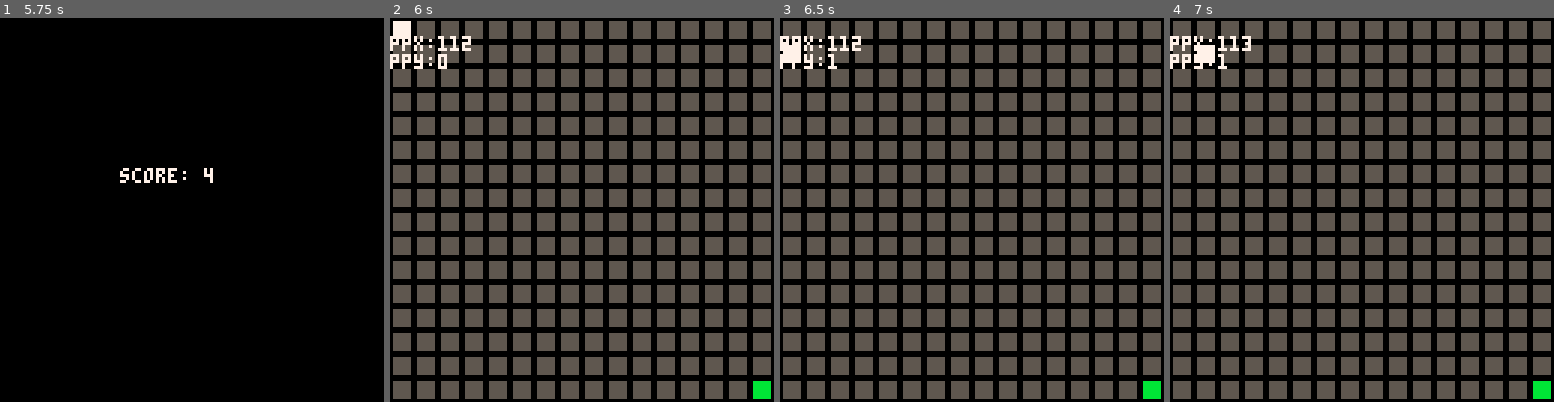
Above: before the commit, frames 1-4 (left to right).
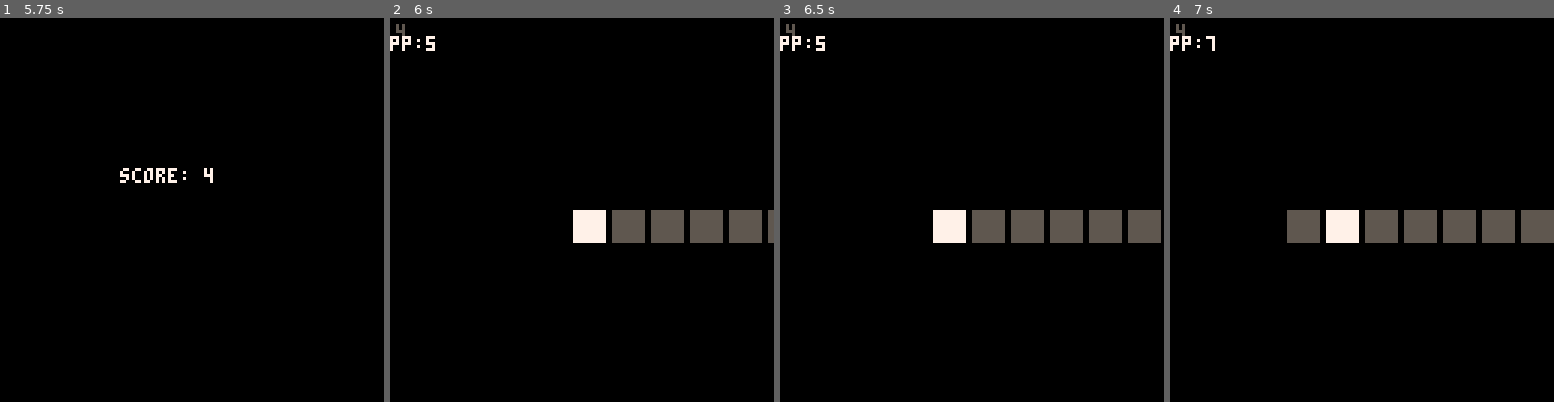
Above: after the commit, the same moments.

Repository: abemassry/dimensional-jump
Game: PICO-8 cartridge dimensional-jump.p8
Same seed, same stepped clock (60 frames per second), same inputs: the game is played once before the commit and once after it.
Inputs:
- Up to frame 1 (5.75 s): tap X (X key) at 0.33, 1.07, 1.85, 2.97, 4.08, 5.2 s; tap O (Z key) at 0.7, 1.7, 2.1, 2.5, 2.9, 3.3, 3.7, 4.1, 4.5, 4.9, 5.3, 5.7 s; hold Right 1.6-2.1 s; hold Up 2.15-2.42 s; hold Right 2.47-3.03 s; hold Left 3.08-3.58 s; hold Down 3.63-3.97 s; hold Right 4.02-4.68 s; hold Up 4.73-5.03 s; hold Left 5.08-5.68 s; hold Down from 5.73 s (still down)
- Up to frame 2 (6 s): keep holding Down
- Up to frame 3 (6.5 s): release Down at 6.03 s; hold Right from 6.08 s (still down); tap O (Z key) at 6.1 s; tap X (X key) at 6.32 s
- Up to frame 4 (7 s): tap O (Z key) at 6.5, 6.9 s; release Right at 6.58 s; hold Right from 6.63 s (still down)

Frame 1 is identical in both runs. In frame 2, 57% of the frame differs, in the area x 0-100%, y 0-100%; in frame 3, 56%; in frame 4, 56%.

Commit message:
starting to work on 2d obstacle

Diff:
--- a/dimensional-jump.p8
+++ b/dimensional-jump.p8
@@ -263,11 +263,22 @@
 		dashed = false,
 		dashed_prev = false,
 		dash_dir = '+h',
+		disappear_timer = 0,
+		disappear_x = 111,
+		disappear_y = -1,
 		tick_timer = 0,
 		end_timer = 0,
+		lose_timer = 0,
+		falling = false,
 		update=function(self)
 			self.tick_timer += 1
+			self.disappear_timer += 1
 			if (self.tick_timer > 60) self.tick_timer = 0
+			if (self.disappear_timer > 120) then
+				self.disappear_timer = 0
+				self.disappear_x += 1
+				self.disappear_y += 1
+			end
 			-- handle button presses
 			-- handle dash jump mechanic
 			self.dashed = false
@@ -350,8 +361,15 @@
 			end
 			if (self.player_posx == 127 and self.player_posy == 15) then
 				self.end_timer += 1
+			elseif (self.falling == true) then
+				self.lose_timer += 1
 			else
 				control()
+			end
+
+			if self.lose_timer > 60 then
+				reset_stage = true
+				overlay_state = 4
 			end
 
 			if (self.player_posx > 127) then
@@ -379,6 +397,8 @@
 		end,
 		draw=function(self)
 			-- draw items in here
+			local i = 0
+			local j = 0
 			map(112, 0, 0, 0, 128, 128)
 			mset(self.player_posx, self.player_posy, 254)
 			print('ppx:'..self.player_posx, 0, 6, 7)
@@ -437,6 +457,17 @@
 				mset(127,15,254)
 				if (self.end_timer > 40) overlay_state = 4
 			end
+			for i=111,self.disappear_x,1 do
+				for j=-1,self.disappear_y,1 do
+					mset(i, j, 248)
+					if (self.player_posx == i and self.player_posy == j) then
+						mset(i, j, 247)
+						self.falling = true
+						if (self.lose_timer > 30) mset(i, j, 246)
+						if (self.lose_timer > 45) mset(i, j, 248)
+					end
+				end
+			end
 
 		end
 	}
@@ -501,7 +532,7 @@
 	overlay_state = 1
 	transition_timer = 0
 
-	level = 1
+	--level = 1
 	-- TODO: debug
 	if level == 0 then
 		if (reset_stage) then
@@ -962,10 +993,10 @@
 00000000000000000000000000000000000000000000000000000000000000000000000000000000000000000000000000000000000000000000000000000000
 00000000000000000000000000000000000000000000000000000000000000000000000000000000000000000000000000000000000000000000000000000000
 0000000000000000000000000000000000000000000000000000000000000000000000000bbbbbb0057557500555555077777777777777000777777005555550
-0000000000000000000000000000000000000000000000000000000000000000000000000bbbbbb0057557500777777000000000000000000777777005555550
-0000000000000000000000000000000000000000000000000000000000000000000000000bbbbbb0057557500555555000000000000000000777777005555550
-0000000000000000000000000000000000000000000000000000000000000000000000000bbbbbb0057557500555555077777777777777000777777005555550
-0000000000000000000000000000000000000000000000000000000000000000000000000bbbbbb0057557500777777000000000000000000777777005555550
+0000000000000000000000000000000000000000000000000000000000777700000000000bbbbbb0057557500777777000000000000000000777777005555550
+0000000000000000000000000000000000000000000000000007700000777700000000000bbbbbb0057557500555555000000000000000000777777005555550
+0000000000000000000000000000000000000000000000000007700000777700000000000bbbbbb0057557500555555077777777777777000777777005555550
+0000000000000000000000000000000000000000000000000000000000777700000000000bbbbbb0057557500777777000000000000000000777777005555550
 0000000000000000000000000000000000000000000000000000000000000000000000000bbbbbb0057557500555555000000000000000000777777005555550
 00000000000000000000000000000000000000000000000000000000000000000000000000000000000000000000000077777777777777000000000000000000
 __map__
